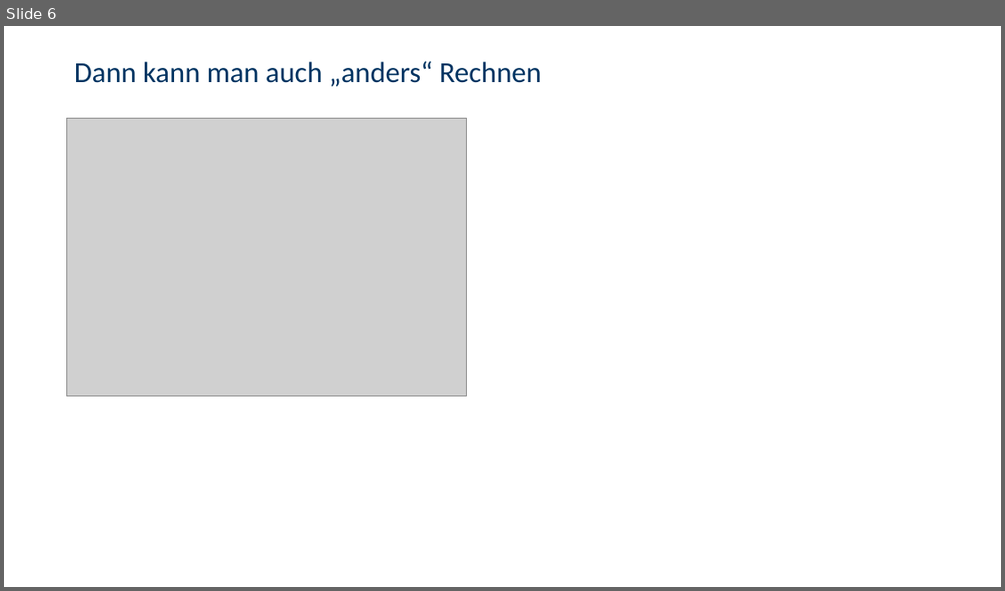
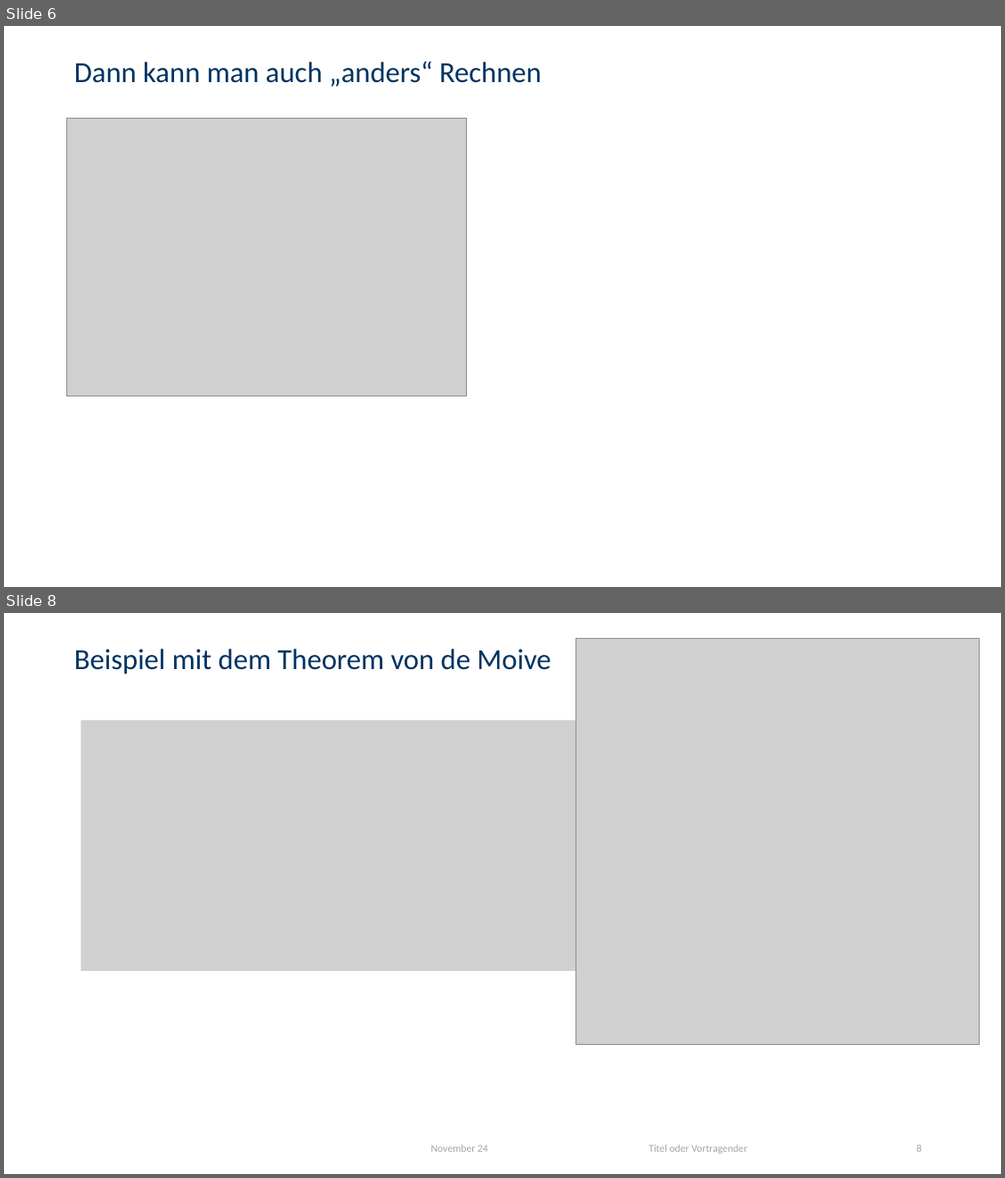
Before and after one commit to LukasMeinschad/Studium, a slide deck: Tutorium Mathe/Tutorium4_Slides.pptx. Shown one above the other, each under a label of ours: slide 6 before the commit, slides 6 and 8 after it; the slides between them are not shown. The pictures are 1005x591 and 1005x1178 pixels, drawn with LibreOffice and Linux fonts; fonts in the diff are those of the drawing; grey boxes stand for pictures; background and template pictures are left out. Boxes give left, top, right and bottom in pixels: in the first picture for what was removed or moved away, otherwise in the second. Text is boxed around its words. In the diff, an @@ line names an element or a change of style, - is before the commit and + after.

```diff
--- a/Tutorium Mathe/Tutorium4_Slides.pptx
+++ b/Tutorium Mathe/Tutorium4_Slides.pptx
@@ slide 8 added at [4, 613, 1001, 1174], background picture (left out) @@
@@ picture added at [576, 638, 979, 1045] @@
@@ title added at [74, 649, 550, 674], 28 pt, text #003361 @@
+Beispiel mit dem Theorem von de Moive
@@ picture added at [81, 720, 883, 971] @@
@@ text added at [431, 1144, 488, 1151], 10 pt, text #A5A5A5 @@
+November 24
@@ text added at [648, 1144, 747, 1153], 10 pt, text #A5A5A5 @@
+Titel oder Vortragender
@@ page number added at [916, 1144, 922, 1151], 10 pt, text #A5A5A5 @@
+8
```
Also in this commit, not shown: 2 slides changed, 1 other slide added, 5 other files.
